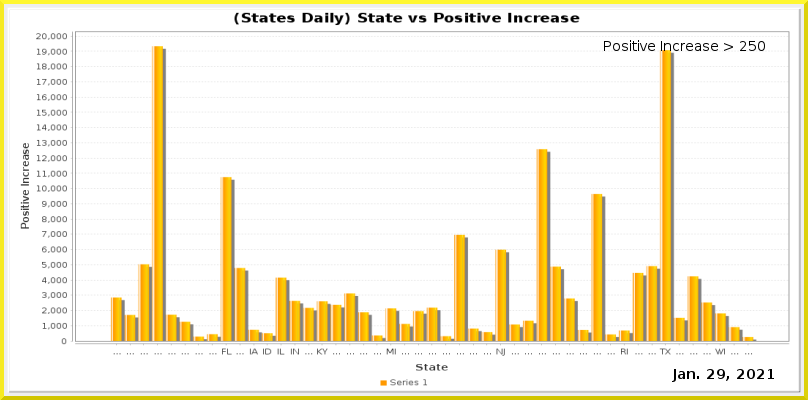
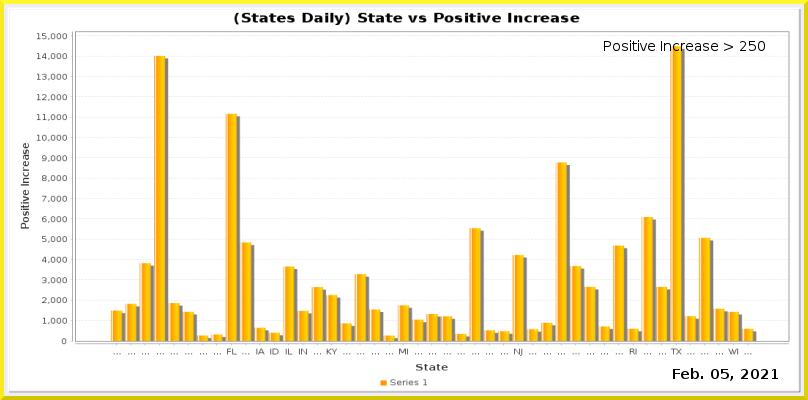
Layers edited between the first and the second 808px x 400px image:
painted on "Current Date" over left=672, top=368, right=778, bottom=382
painted on "Date_vs_TestIncrease.png" over left=36, top=33, right=789, bottom=356
